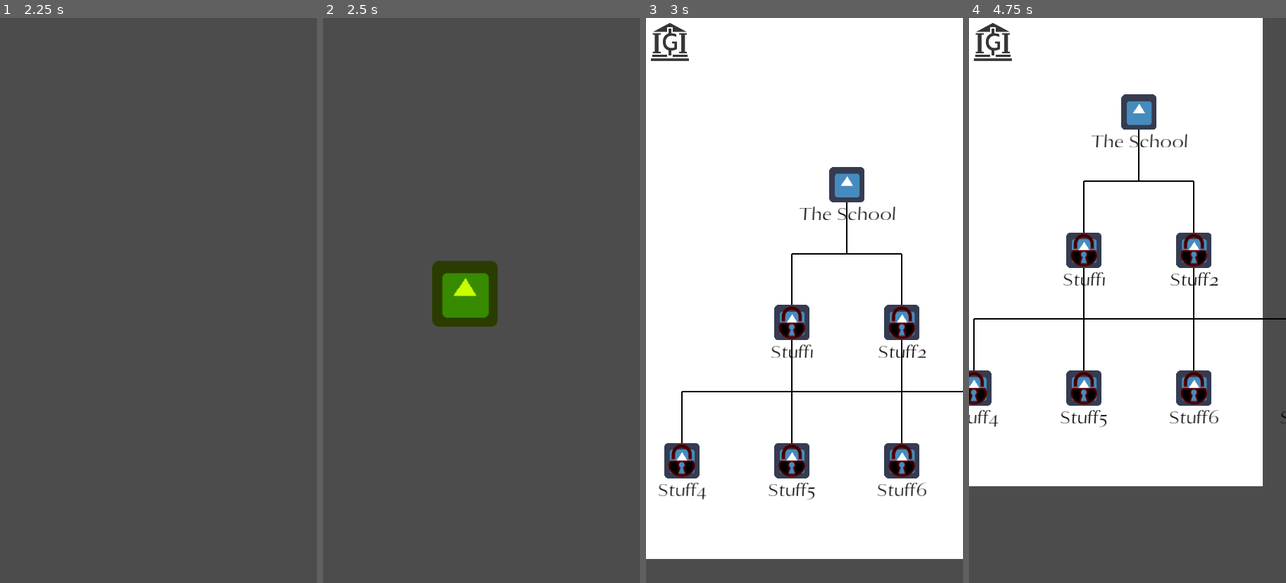
Above: before the commit, frames 1-4 (left to right).
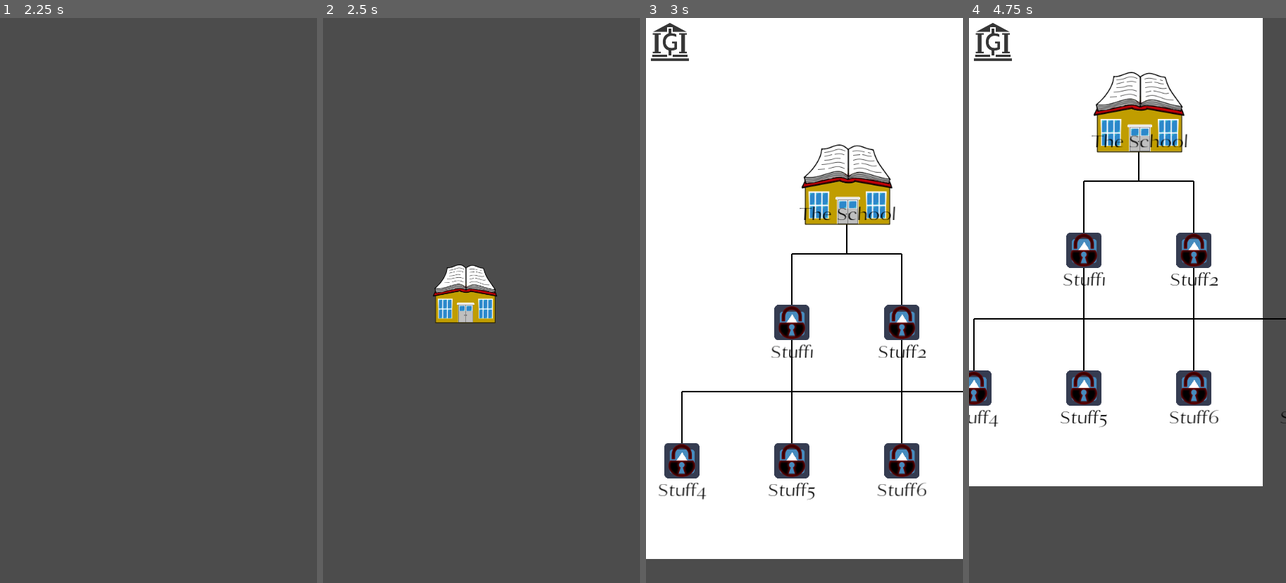
Above: after the commit, the same moments.

Repository: AndreMoukarzel/Grana-Preta
Game: Godot game, scene res://OpeningMenu.tscn
Two runs of this game, one before a commit and one after it. Both use one fixed random seed, a clock stepped at 60 frames per second and the inputs below. The engine's default icon, where the game draws it, is replaced by a stand-in: a white triangle on a blue panel in a dark square.
Inputs (mouse positions are in pixels of both pictures, inside the frame that each line leads up to):
- Up to frame 1 (2.25 s): tap Enter at 0.5, 2 s; move the mouse to (228, 272) at 0.52 s; click (228, 272) at 0.67 s; tap Space at 1.25 s; drag from (95, 328) to (142, 413) at 1.27 s; move the mouse to (190, 176) at 2.02 s; click (190, 176) at 2.17 s
- Up to frame 2 (2.5 s): no input
- Up to frame 3 (3 s): click (788, 266) at 2.75 s
- Up to frame 4 (4.75 s): click (994, 40) at 3.5 s; click (1111, 260) at 4.25 s

Frame 1 is identical in both runs. In frame 2, 2.3% of the frame differs, in the area x 34-56%, y 43-55%; in frame 3, 2.7%; in frame 4, 2.8%, in the area x 39-68%, y 9-24%.

Commit message:
Add School assets

Diff:
--- a/City.tscn
+++ b/City.tscn
@@ -1,8 +1,9 @@
-[gd_scene load_steps=4 format=2]
+[gd_scene load_steps=5 format=2]
 
 [ext_resource path="res://City.gd" type="Script" id=1]
 [ext_resource path="res://icon.png" type="Texture" id=2]
-[ext_resource path="res://SwipeHandler.tscn" type="PackedScene" id=3]
+[ext_resource path="res://school/School.png" type="Texture" id=3]
+[ext_resource path="res://SwipeHandler.tscn" type="PackedScene" id=4]
 
 [node name="City" type="Control"]
 margin_right = 40.0
@@ -17,12 +18,11 @@
 expand = true
 
 [node name="School" type="TextureButton" parent="."]
-modulate = Color( 0.78125, 1, 0, 1 )
 margin_left = 595.0
 margin_top = 372.0
 margin_right = 715.0
 margin_bottom = 492.0
-texture_normal = ExtResource( 2 )
+texture_normal = ExtResource( 3 )
 expand = true
 
 [node name="Broker" type="TextureButton" parent="."]
--- a/school/SchoolDB.gd
+++ b/school/SchoolDB.gd
@@ -10,7 +10,7 @@
 var themes = [
 	{
 		NAME : "The School",
-		ICON : null,
+		ICON : "res://school/School.png",
 		INFO : ["Test"],
 		DEPEN : [],
 		HEIGHT : 0
Not shown: 1 places in City.tscn that only renumber resources
Binary file added: school/Book.png
Not shown, added: school/Book.png.import
Binary file added: school/School.png
Not shown, added: school/School.png.import
